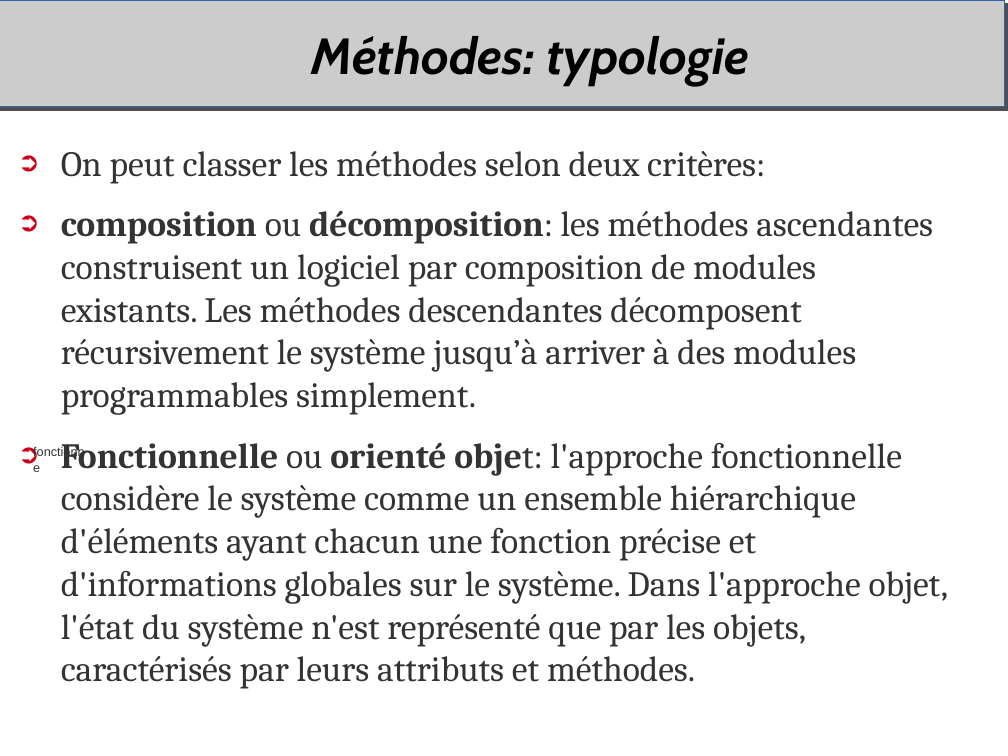
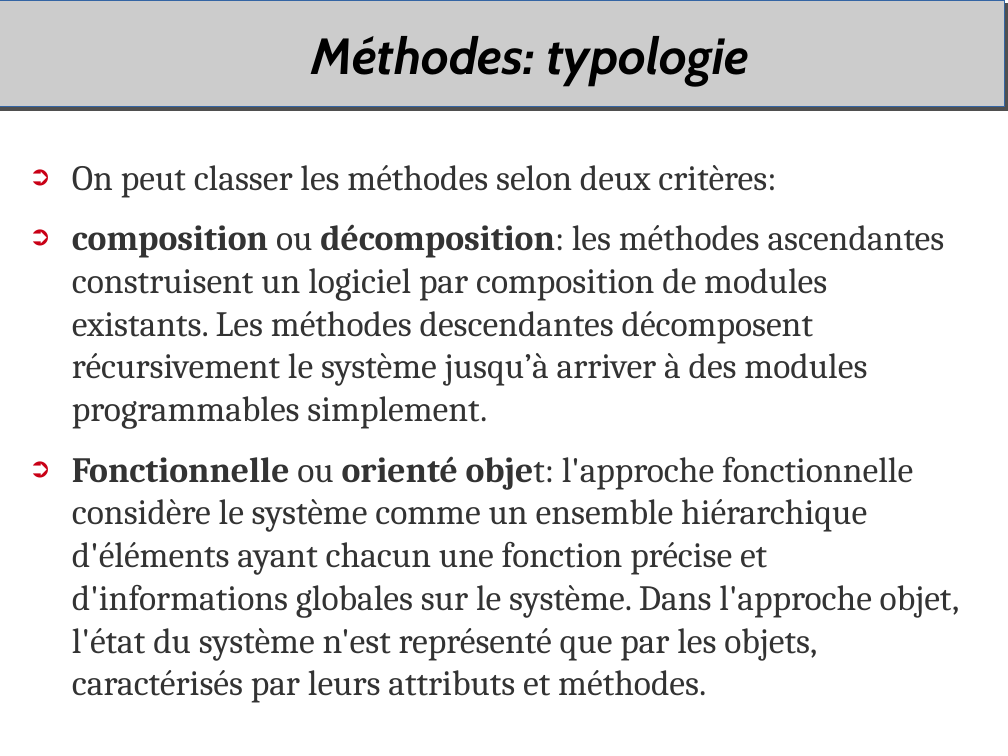
Before and after one commit to duanegris/texts, a slide deck: slide 8 of em-msi/it-s704/msi306-uml.odp. Drawn at 1008x756 pixels with LibreOffice and Linux fonts; fonts in the diff are those of the drawing; background and template pictures are left out. Boxes give left, top, right and bottom in pixels: in the first picture for what was removed or moved away, otherwise in the second. Text is boxed around its words. In the diff, an @@ line names an element or a change of style, - is before the commit and + after.

Commit message:
DB slides

```diff
--- a/em-msi/it-s704/msi306-uml.odp
+++ b/em-msi/it-s704/msi306-uml.odp
@@ text "On peut classer les méthodes ...": place and size @@
-text "On peut classer les méthodes ..." at <box>61,151,949,689</box>
+text "On peut classer les méthodes ..." at <box>72,165,960,703</box>
@@ text removed at <box>33,445,91,473</box> @@
-fonctionne
```
Also in this commit, not shown: 1 other slide changed, 4 other files.
